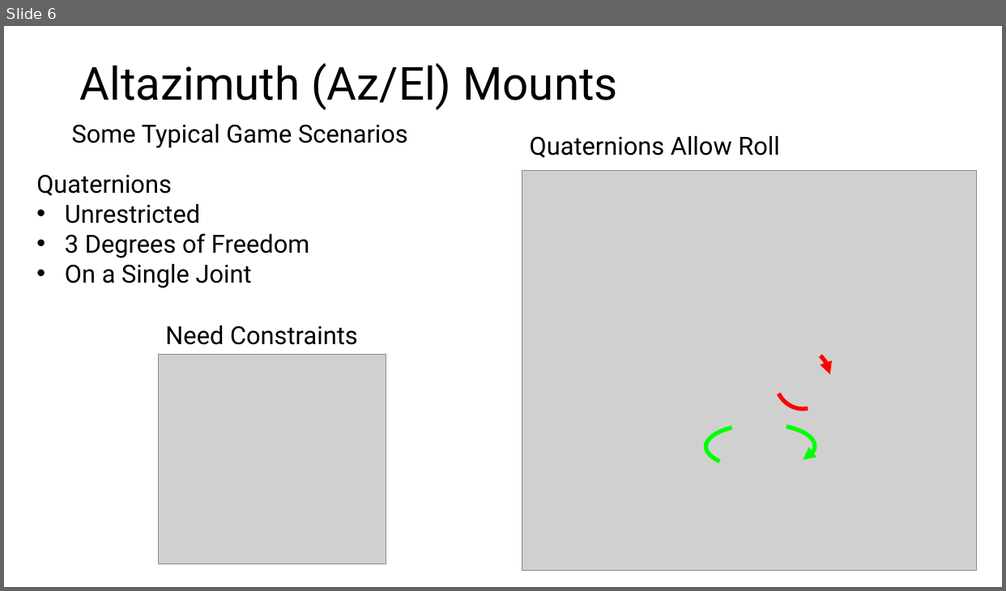
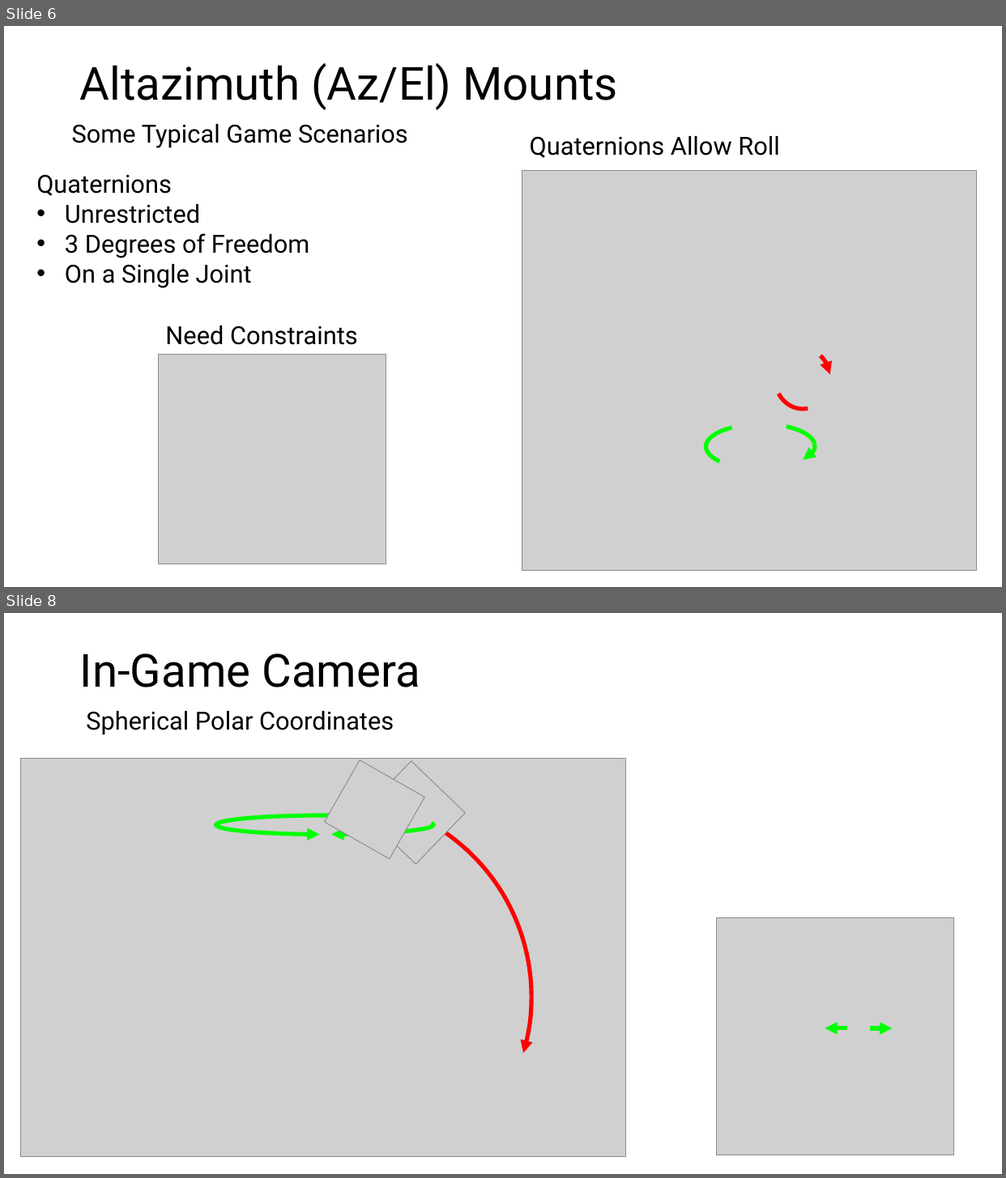
Before and after one commit to whitingm-usc/Euler, a slide deck: Euler/Euler.pptx. Shown one above the other, each under a label of ours: slide 6 before the commit, slides 6 and 8 after it; the slides between them are not shown. The pictures are 1006x591 and 1006x1178 pixels, drawn with LibreOffice and Linux fonts; fonts in the diff are those of the drawing; grey boxes stand for pictures. Boxes give left, top, right and bottom in pixels: in the first picture for what was removed or moved away, otherwise in the second. Text is boxed around its words. In the diff, an @@ line names an element or a change of style, - is before the commit and + after.

```diff
--- a/Euler/Euler.pptx
+++ b/Euler/Euler.pptx
@@ slide 8 added at [4,613,1002,1174], background #FFFFFF @@
@@ title added at [80,653,420,688], 44 pt, text #000000 @@
+In-Game Camera
@@ text added at [86,711,394,735], 24 pt, text #000000 @@
+Spherical Polar Coordinates
@@ picture added at [20,758,625,1157] @@
@@ picture added at [324,760,424,859] @@
@@ picture added at [362,761,466,864] @@
@@ arc (boxed as its full ellipse) added at [132,797,531,1174], outline #FF0000 4 pt @@
@@ arc (boxed as its full ellipse) added at [216,815,433,835], outline #00FF00 4 pt @@
@@ arc (boxed as its full ellipse) added at [216,815,433,835], outline #00FF00 4 pt @@
@@ picture added at [716,918,954,1156] @@
@@ arrow added from (847, 1029) to (825, 1029), #00FF00 4 pt @@
@@ arrow added from (870, 1029) to (893, 1029), #00FF00 4 pt @@
```
Also in this commit, not shown: 6 other slides added, 2 slides removed, 12 other files.
